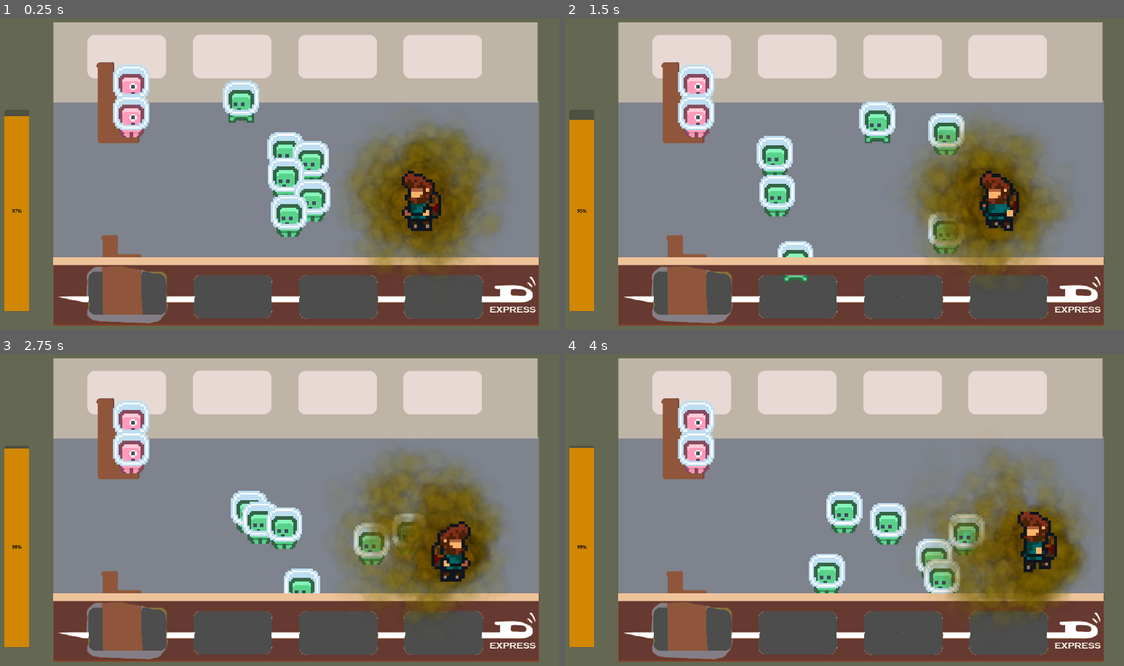
Above: before the commit, frames 1-4 (two rows, left to right).
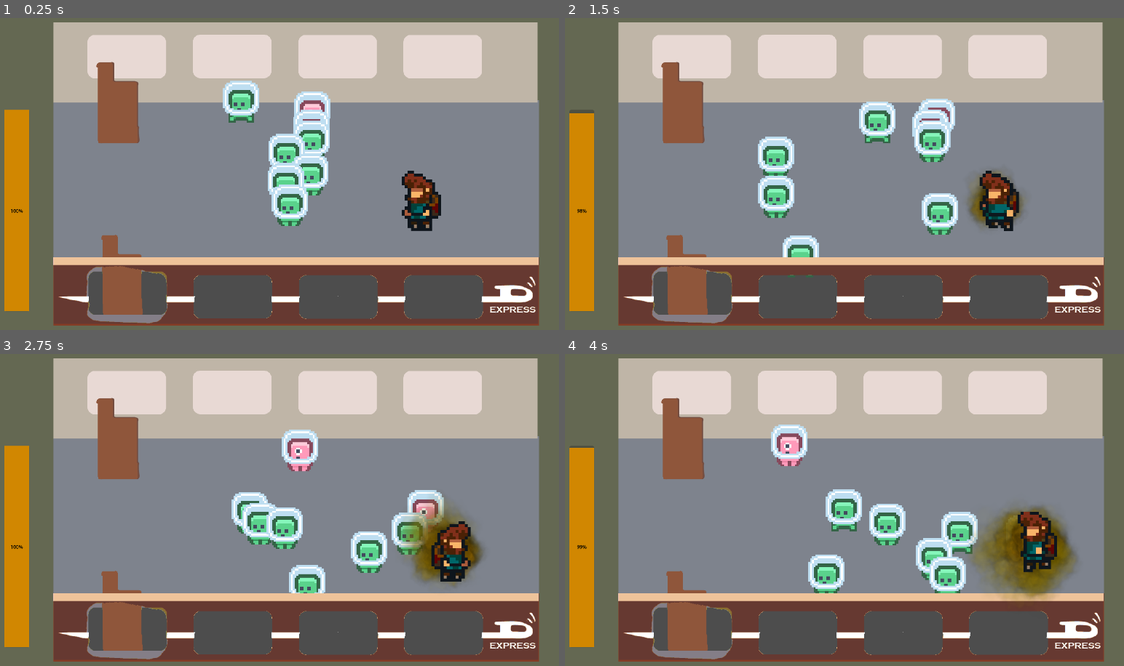
Above: after the commit, the same moments.

Repository: caiotava/Fart-Ninja
Game: Godot game, scene res://train/carriage.tscn
The game is run twice, just before and just after one commit, with the same random seed, the same clock (stepped at 60 frames per second) and the same inputs.
Inputs:
- Up to frame 1 (0.25 s): no input
- Up to frame 2 (1.5 s): tap Enter at 0.5 s; hold Right (player_right) 0.53-1.28 s; hold Space (keep) 0.53-1.28 s; hold Down (player_down) from 1.28 s (still down); tap Space (keep) at 1.35 s
- Up to frame 3 (2.75 s): release Down (player_down) at 2.03 s; hold Right (player_right) from 2.03 s (still down); hold Space (keep) from 2.03 s (still down)
- Up to frame 4 (4 s): release Right (player_right) at 2.78 s; release Space (keep) at 2.78 s; hold Up (player_up) 2.78-3.53 s; tap Space (keep) at 2.85 s; hold Left (player_left) from 3.53 s (still down); hold Space (keep) from 3.53 s (still down)

The runs differ from the first frame. In frame 1, 14% of the frame differs, in the area x 0-91%, y 14-80%; in frame 2, 13%; in frame 3, 13%; in frame 4, 12%.

Commit message:
Fix start and emittion when no fart.

Diff:
--- a/fart/Farticles.gd
+++ b/fart/Farticles.gd
@@ -4,7 +4,7 @@
 
 # Called when the node enters the scene tree for the first time.
 func _ready():
-	pass # Replace with function body.
+	color_ramp.set_offset(1, min_offset)
 
 # Called every frame. 'delta' is the elapsed time since the previous frame.
 func _process(delta):
@@ -12,9 +12,11 @@
 	color_ramp.set_offset(1, max(offset - 0.005, min_offset))
 	offset = color_ramp.get_offset(1)
 	if offset < min_offset + 0.05:
-		visible = false
+		#visible = false
+		emitting = false
 	else:
-		visible = true
+		#visible = true
+		emitting = true
 
 func _on_do_fart():
 	var offset = color_ramp.get_offset(1)
--- a/fartbar/FartBar.gd
+++ b/fartbar/FartBar.gd
@@ -26,12 +26,16 @@
 
 # Called every frame. 'delta' is the elapsed time since the previous frame.
 func _process(delta):
-	# if last pressed key is more than 200 ms ago
+	# wait for first key press
+	if not keep_last_pressed:
+		return
+	# if full release then wait will 100%
 	if full_release:
 		value += full_release_increase
 		do_fart.emit()
 		if value == 100:
 			full_release = false
+	# if last pressed key is more than 200 ms ago
 	elif keep_last_pressed and Time.get_ticks_msec() - keep_last_pressed > 200:
 		value += release_increase
 		do_fart.emit()
--- a/train/carriage.tscn
+++ b/train/carriage.tscn
@@ -43,16 +43,14 @@
 
 [node name="Top" type="Node" parent="Seats"]
 
-[node name="Seat" parent="Seats/Top" node_paths=PackedStringArray("available_spaces") instance=ExtResource("3_msw65")]
+[node name="Seat" parent="Seats/Top" instance=ExtResource("3_msw65")]
 position = Vector2(393, 171)
-available_spaces = [NodePath("../../../Passengers/Passenger7"), NodePath("../../../Passengers/Passenger8")]
 
 [node name="Bottom" type="Node" parent="Seats"]
 
-[node name="Seat2" parent="Seats/Bottom" node_paths=PackedStringArray("available_spaces") instance=ExtResource("3_msw65")]
+[node name="Seat2" parent="Seats/Bottom" instance=ExtResource("3_msw65")]
 z_index = 2
 position = Vector2(409, 741)
-available_spaces = [null, null]
 
 [node name="Walls" type="Node" parent="."]
 
@@ -154,6 +152,7 @@
 
 [node name="Passenger6" parent="Passengers" instance=ExtResource("5_f8p45")]
 position = Vector2(1064, 576)
+
 [node name="Passenger7" parent="Passengers" instance=ExtResource("5_f8p45")]
 position = Vector2(1064, 576)
 animation_resource = ExtResource("8_lrlhv")
